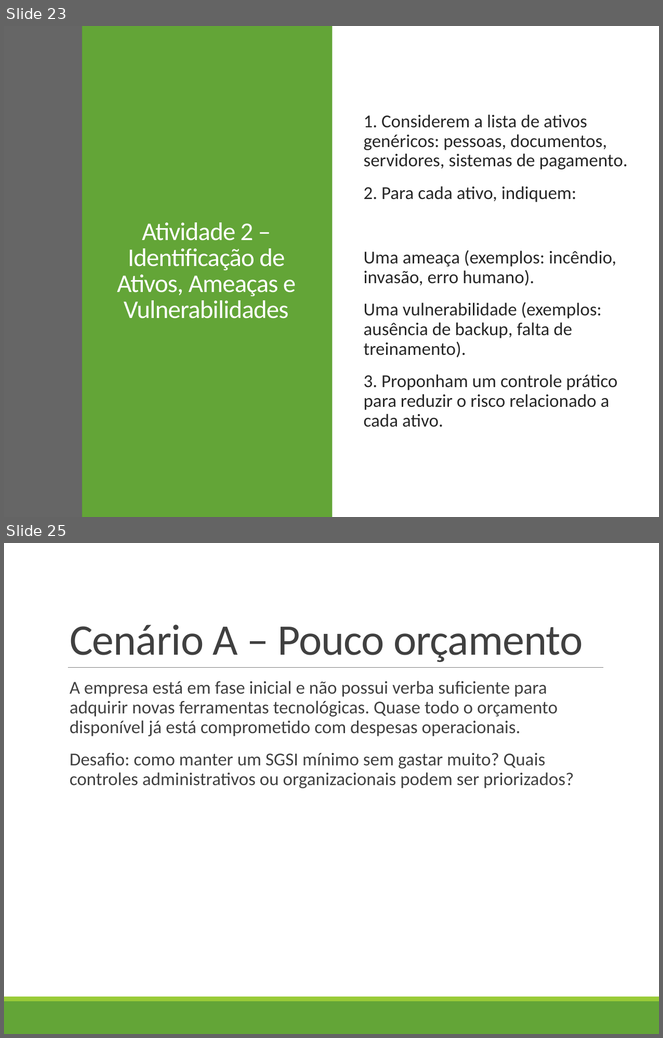
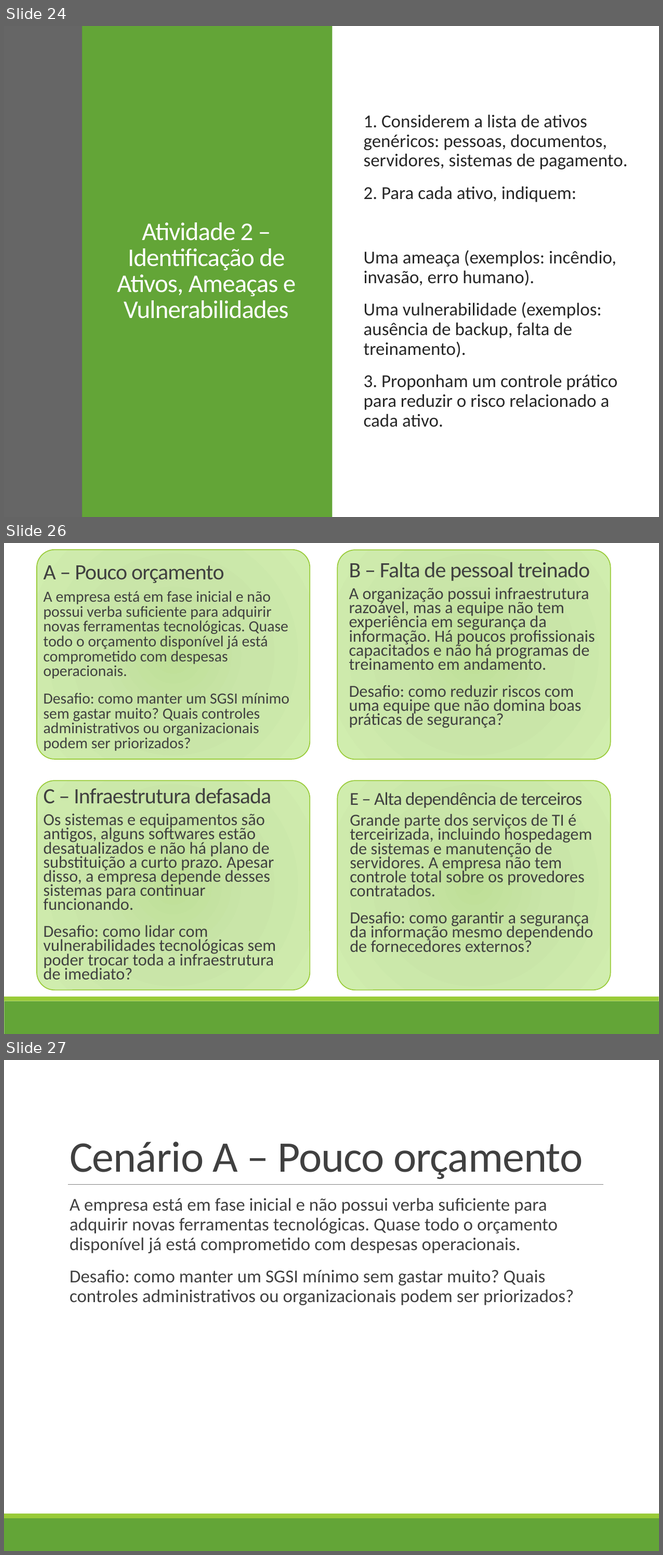
Before and after one commit to profAndreSouza/Material, a slide deck: Segurança da Informação/Aula-04-ISO27001-Estrutura-e-escopo.pptx. Shown one above the other, each under a label of ours: slides 23 and 25 before the commit, slides 24, 26 and 27 after it; the slides between them are not shown. The pictures are 663x1038 and 663x1555 pixels, drawn with LibreOffice and Linux fonts; fonts in the diff are those of the drawing. Boxes give left, top, right and bottom in pixels: in the first picture for what was removed or moved away, otherwise in the second. Text is boxed around its words. In the diff, an @@ line names an element or a change of style, - is before the commit and + after.

```diff
--- a/Segurança da Informação/Aula-04-ISO27001-Estrutura-e-escopo.pptx
+++ b/Segurança da Informação/Aula-04-ISO27001-Estrutura-e-escopo.pptx
@@ slide 26 added at box(4, 543, 659, 1034), background #FFFFFF; not listed: 2 template elements that a slide beside it also shows @@
@@ rounded rectangle added at box(37, 550, 310, 759), fill gradient #BEDF97 to #CAE6A9 to #D0EDAE, outline #99CB38 1 pt @@
@@ rounded rectangle added at box(337, 550, 611, 759), fill gradient #BEDF97 to #CAE6A9 to #D0EDAE, outline #99CB38 1 pt @@
@@ title added at box(44, 565, 224, 583), 24 pt, text #404040 @@
+A – Pouco orçamento
@@ text added at box(349, 562, 590, 581), 24 pt, text #404040 @@
+B – Falta de pessoal treinado
@@ text added at box(349, 588, 595, 728), 18.5 pt, text #404040 @@
+  A organização possui infraestrutura razoável, mas a equipe não tem experiência em segurança da informação. Há poucos profissionais capacitados e não há programas de treinamento em andamento.
+  Desafio: como reduzir riscos com uma equipe que não domina boas práticas de segurança?
@@ text added at box(44, 591, 290, 751), 17 pt, text #404040 @@
+  A empresa está em fase inicial e não possui verba suficiente para adquirir novas ferramentas tecnológicas. Quase todo o orçamento disponível já está comprometido com despesas operacionais.
+  Desafio: como manter um SGSI mínimo sem gastar muito? Quais controles administrativos ou organizacionais podem ser priorizados?
@@ rounded rectangle added at box(37, 781, 310, 991), fill gradient #BEDF97 to #CAE6A9 to #D0EDAE, outline #99CB38 1 pt @@
@@ text added at box(44, 788, 271, 804), 24 pt, text #404040 @@
+C – Infraestrutura defasada
@@ rounded rectangle added at box(337, 781, 611, 991), fill gradient #BEDF97 to #CAE6A9 to #D0EDAE, outline #99CB38 1 pt @@
@@ text added at box(350, 792, 583, 808), 20 pt, text #404040 @@
+E – Alta dependência de terceiros
@@ text added at box(44, 814, 276, 980), 18.5 pt, text #404040 @@
+  Os sistemas e equipamentos são antigos, alguns softwares estão desatualizados e não há plano de substituição a curto prazo. Apesar disso, a empresa depende desses sistemas para continuar funcionando.
+  Desafio: como lidar com vulnerabilidades tecnológicas sem poder trocar toda a infraestrutura de imediato?
@@ text added at box(350, 814, 593, 952), 18.5 pt, text #404040 @@
+  Grande parte dos serviços de TI é terceirizada, incluindo hospedagem de sistemas e manutenção de servidores. A empresa não tem controle total sobre os provedores contratados.
+  Desafio: como garantir a segurança da informação mesmo dependendo de fornecedores externos?
@@ what was slide 23 is now slide 24 @@
@@ what was slide 25 is now slide 27 @@
```
Also in this commit, not shown: 2 slides changed, 1 other slide added.
